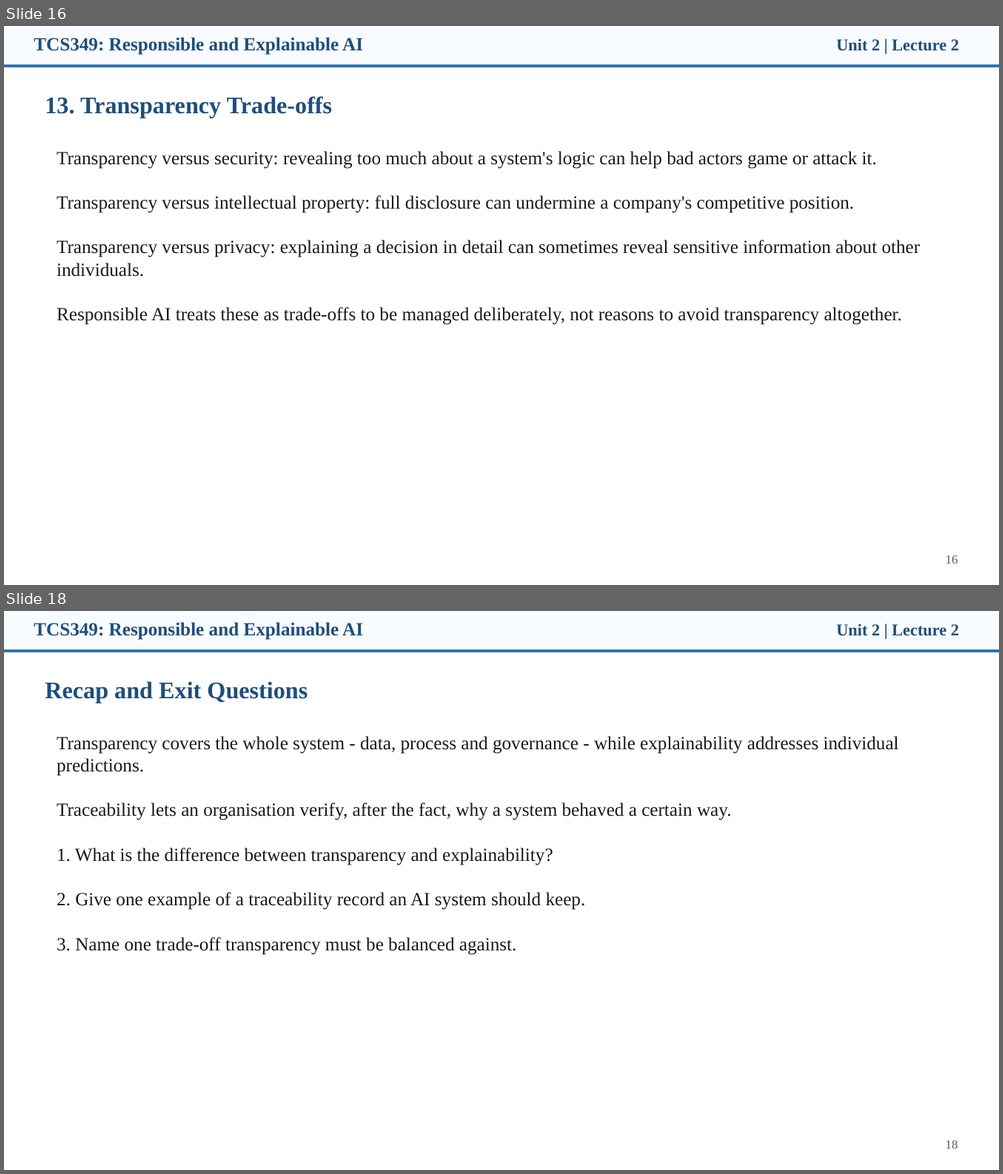
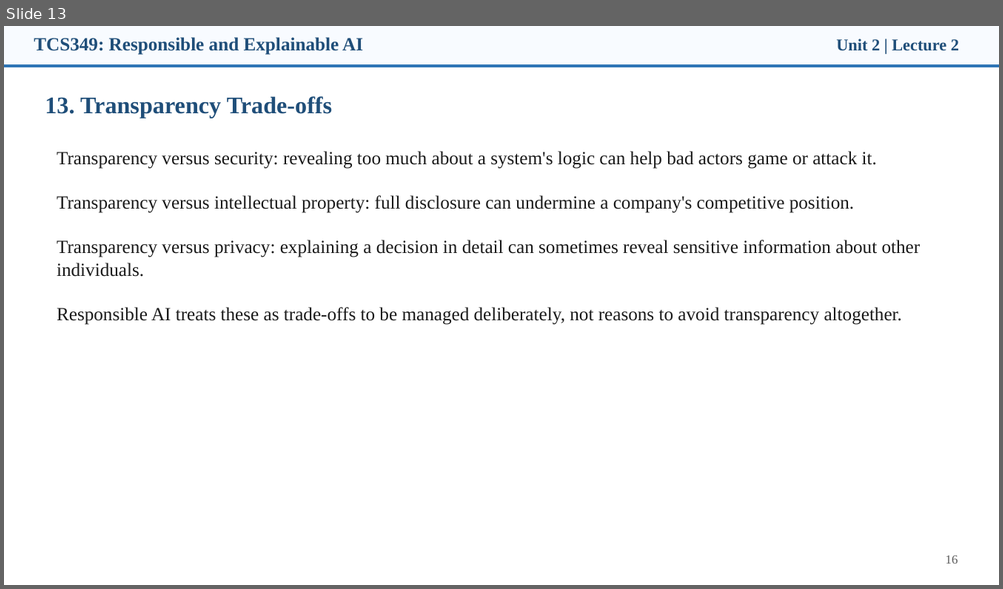
Before and after one commit to manojkaushik/manojkaushik.github.io, a slide deck: assets/TCS349/Unit-2/Lecture2_Transparency_in_AI.pptx. Shown one above the other, each under a label of ours: slides 16 and 18 before the commit, slide 13 after it; the slides between them are not shown. The pictures are 1003x1174 and 1003x589 pixels, drawn with LibreOffice and Linux fonts; fonts in the diff are those of the drawing. Boxes give left, top, right and bottom in pixels: in the first picture for what was removed or moved away, otherwise in the second. Text is boxed around its words. In the diff, an @@ line names an element or a change of style, - is before the commit and + after.

```diff
--- a/assets/TCS349/Unit-2/Lecture2_Transparency_in_AI.pptx
+++ b/assets/TCS349/Unit-2/Lecture2_Transparency_in_AI.pptx
@@ slide 18 removed at bbox=[4, 611, 999, 1170], background #FFFFFF @@
@@ rectangle removed at bbox=[4, 611, 999, 652] @@
@@ text removed at bbox=[34, 622, 363, 640] @@
-TCS349: Responsible and Explainable AI
@@ text removed at bbox=[836, 624, 959, 636] @@
-Unit 2 | Lecture 2
@@ rectangle removed at bbox=[4, 649, 999, 652] @@
@@ text removed at bbox=[45, 681, 307, 703] @@
-Recap and Exit Questions
@@ text removed at bbox=[57, 736, 899, 955] @@
-Transparency covers the whole system - data, process and governance - while explainability addresses individual predictions.
-Traceability lets an organisation verify, after the fact, why a system behaved a certain way.
-1. What is the difference between transparency and explainability?
-2. Give one example of a traceability record an AI system should keep.
-3. Name one trade-off transparency must be balanced against.
@@ text removed at bbox=[945, 1141, 958, 1149] @@
-18
@@ what was slide 16 is now slide 13 @@
```
Also in this commit, not shown: 4 other slides removed, 15 other files.
